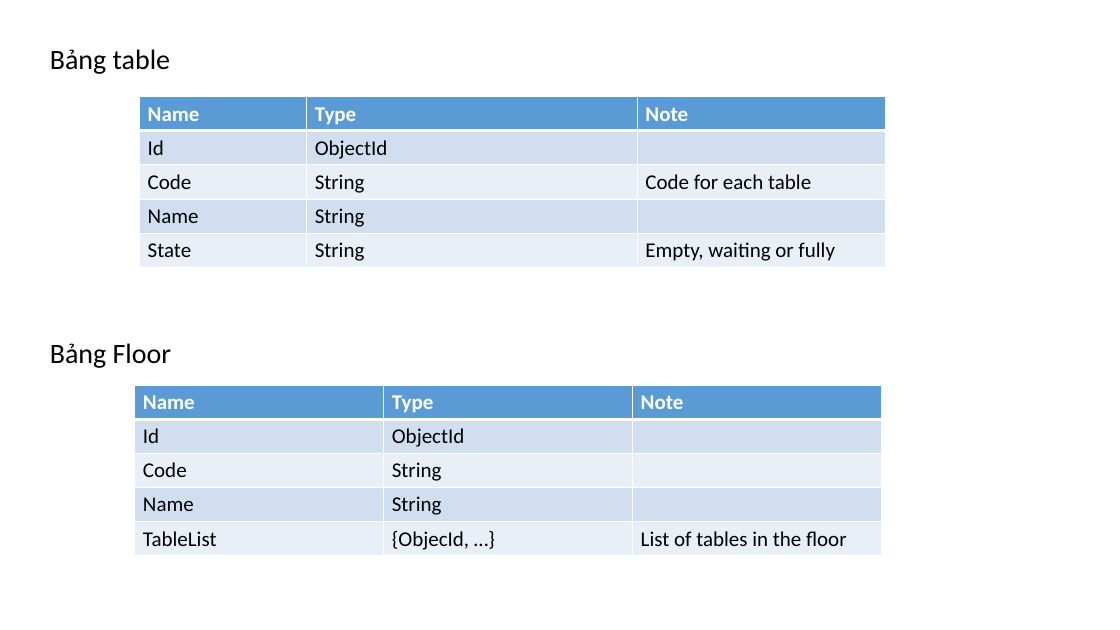
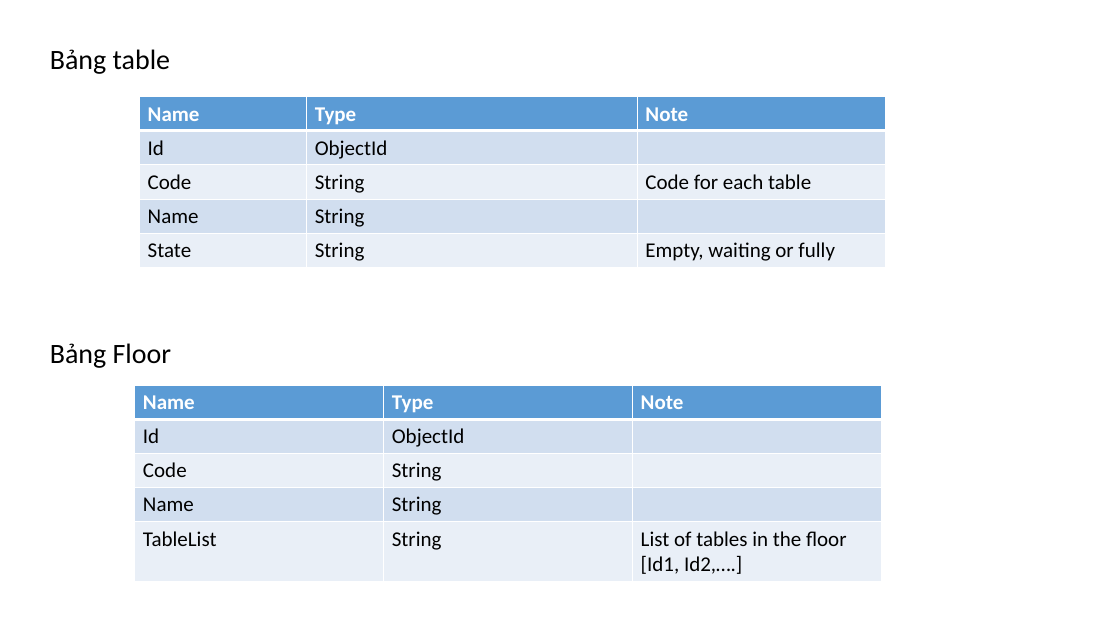
Before and after one commit to cuongvm-55/WebApplication, a slide deck: slide 4 of Tags/Database/DatabaseDesign_V2.pptx. Drawn at 1120x630 pixels with LibreOffice and Linux fonts; fonts in the diff are those of the drawing. Boxes give left, top, right and bottom in pixels: in the first picture for what was removed or moved away, otherwise in the second. Text is boxed around its words. In the diff, an @@ line names an element or a change of style, - is before the commit and + after.

```diff
--- a/Tags/Database/DatabaseDesign_V2.pptx
+++ b/Tags/Database/DatabaseDesign_V2.pptx
@@ table at <box>134,386,881,581</box> @@
-row 5, column 2: {ObjecId, …}
+row 5, column 2: String
-row 5, column 3: List of tables in the floor
+row 5, column 3: List of tables in the floor / [Id1, Id2,….]
```
Also in this commit, not shown: 2 other slides changed, 13 other files.
